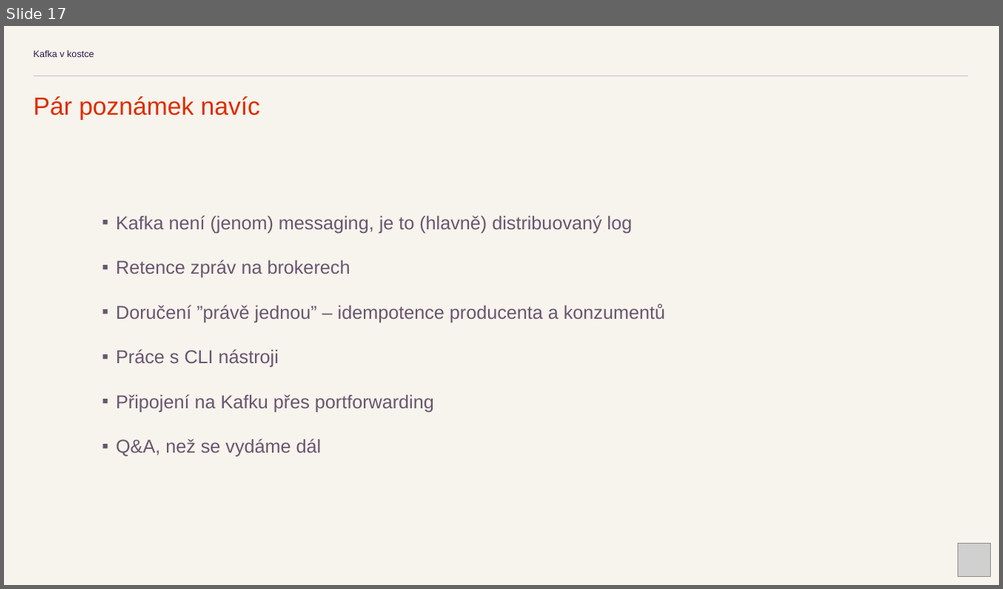
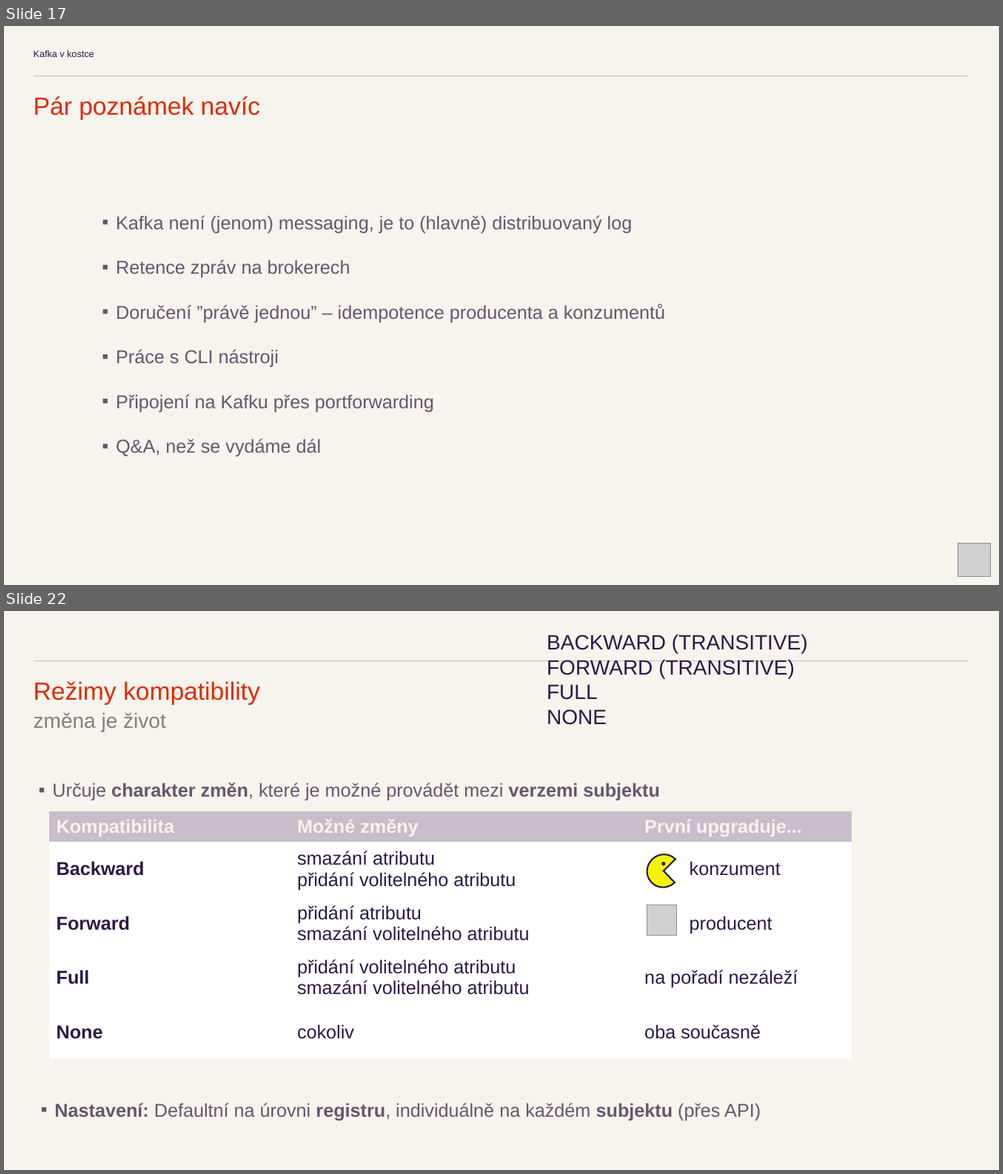
Before and after one commit to kicune/kafka_v_kostce, a slide deck: prez/Kafka v kostce.pptx. Shown one above the other, each under a label of ours: slide 17 before the commit, slides 17 and 22 after it; the slides between them are not shown. The pictures are 1003x589 and 1003x1174 pixels, drawn with LibreOffice and Linux fonts; fonts in the diff are those of the drawing; grey boxes stand for pictures. Boxes give left, top, right and bottom in pixels: in the first picture for what was removed or moved away, otherwise in the second. Text is boxed around its words. In the diff, an @@ line names an element or a change of style, - is before the commit and + after.

```diff
--- a/prez/Kafka v kostce.pptx
+++ b/prez/Kafka v kostce.pptx
@@ slide 22 added at box(4, 611, 999, 1170), background #F7F3ED; not listed: 1 template element that a slide beside it also shows @@
@@ text added at box(546, 634, 808, 725), 20 pt, text #2C1847 @@
+BACKWARD (TRANSITIVE)
+FORWARD (TRANSITIVE)
+FULL
+NONE
@@ text added at box(34, 681, 260, 732), 24 pt, text #DD2C00 @@
+Režimy kompatibility
+změna je život
@@ text added at box(52, 783, 659, 800), 18 pt, text #67566E @@
+▪ Určuje charakter změn, které je možné provádět mezi verzemi subjektu
@@ table added at box(48, 812, 852, 1059), 5 rows, 3 columns @@
+Kompatibilita | Možné změny | První upgraduje...
+Backward | smazání atributu / přidání volitelného atributu | konzument
+Forward | přidání atributu / smazání volitelného atributu | producent
+Full | přidání volitelného atributu / smazání volitelného atributu | na pořadí nezáleží
+None | cokoliv | oba současně
@@ pie slice (boxed as its full ellipse) added at box(640, 848, 686, 894), fill #F4F400, outline #2C1847 1.5 pt @@
@@ ellipse added at box(661, 863, 665, 866), fill #2C1847 @@
@@ picture added at box(646, 905, 676, 936) @@
@@ text added at box(54, 1103, 760, 1122), 18 pt, text #67566E @@
+▪ Nastavení: Defaultní na úrovni registru, individuálně na každém subjektu (přes API)
```
Also in this commit, not shown: 1 slide changed, 6 other slides added, 2 other files.
